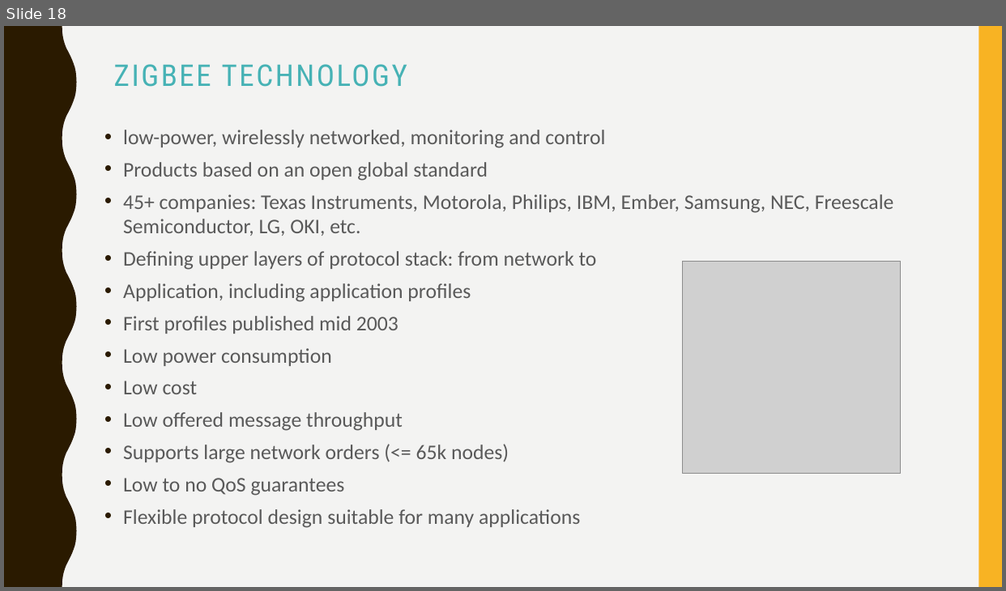
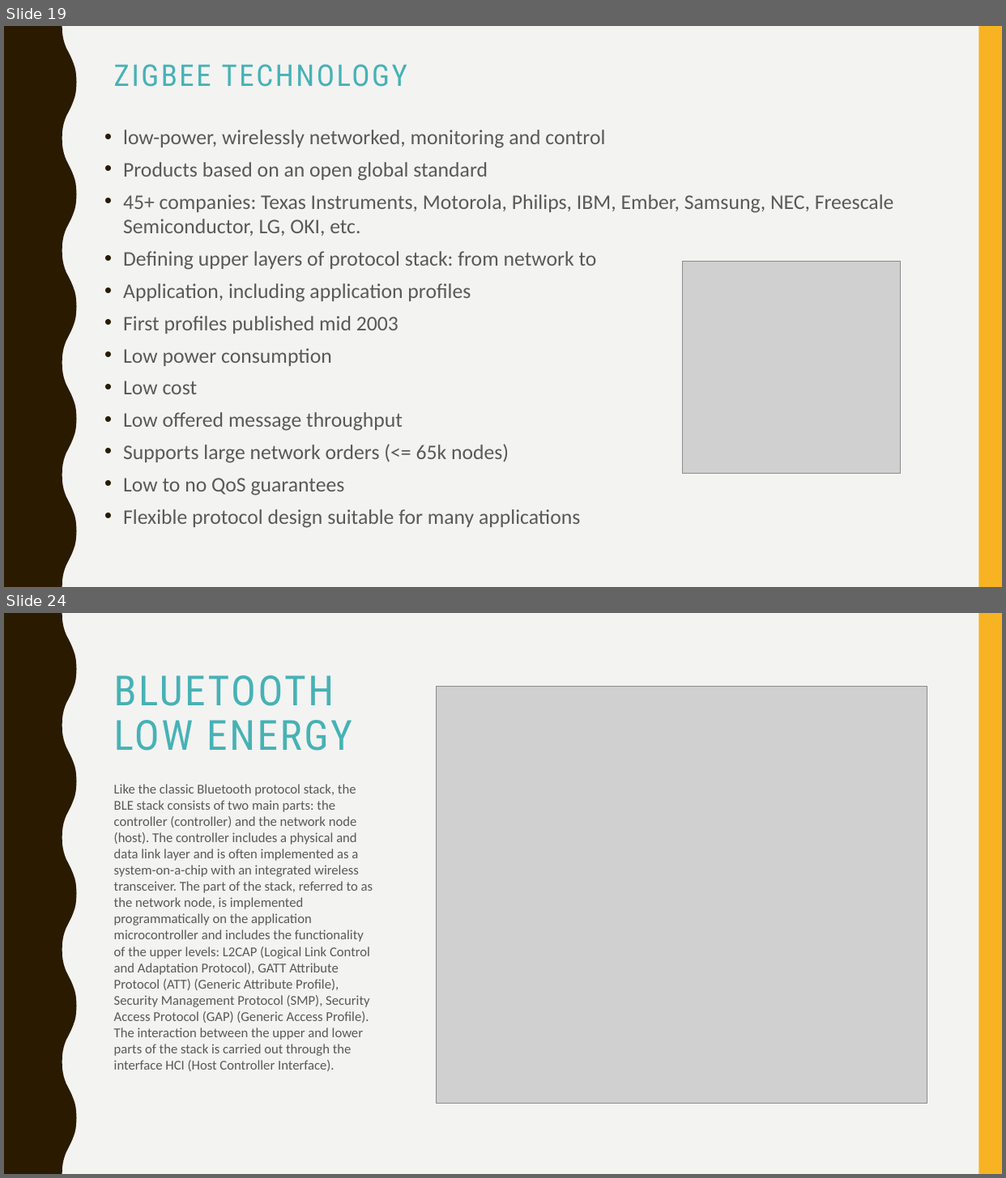
Before and after one commit to vladipirogov/IOT_presentation, a slide deck: Network Data Transfer Protocols in IoT & Embedded.pptx. Shown one above the other, each under a label of ours: slide 18 before the commit, slides 19 and 24 after it; the slides between them are not shown. The pictures are 1006x591 and 1006x1178 pixels, drawn with LibreOffice and Linux fonts; fonts in the diff are those of the drawing; grey boxes stand for pictures. Boxes give left, top, right and bottom in pixels: in the first picture for what was removed or moved away, otherwise in the second. Text is boxed around its words. In the diff, an @@ line names an element or a change of style, - is before the commit and + after.

Commit message:
Application protocols

```diff
--- a/Network Data Transfer Protocols in IoT & Embedded.pptx
+++ b/Network Data Transfer Protocols in IoT & Embedded.pptx
@@ slide 24 added at (4,613,1002,1174), background #F3F3F2; not listed: 2 template elements that a slide beside it also shows @@
@@ title added at (114,675,352,751), 40 pt, text #46B2B5 @@
+BLUETOOTH LOW ENERGY
@@ picture added at (436,687,927,1104) @@
@@ text added at (114,784,373,1071), 13 pt, text #595959 @@
+Like the classic Bluetooth protocol stack, the BLE stack consists of two main parts: the controller (controller) and the network node (host). The controller includes a physical and data link layer and is often implemented as a system-on-a-chip with an integrated wireless transceiver. The part of the stack, referred to as the network node, is implemented programmatically on the application microcontroller and includes the functionality of the upper levels: L2CAP (Logical Link Control and Adaptation Protocol), GATT Attribute Protocol (ATT) (Generic Attribute Profile), Security Management Protocol (SMP), Security Access Protocol (GAP) (Generic Access Profile). The interaction between the upper and lower parts of the stack is carried out through the interface HCI (Host Controller Interface).
@@ what was slide 18 is now slide 19 @@
```
Also in this commit, not shown: 4 slides changed, 15 other slides added.
